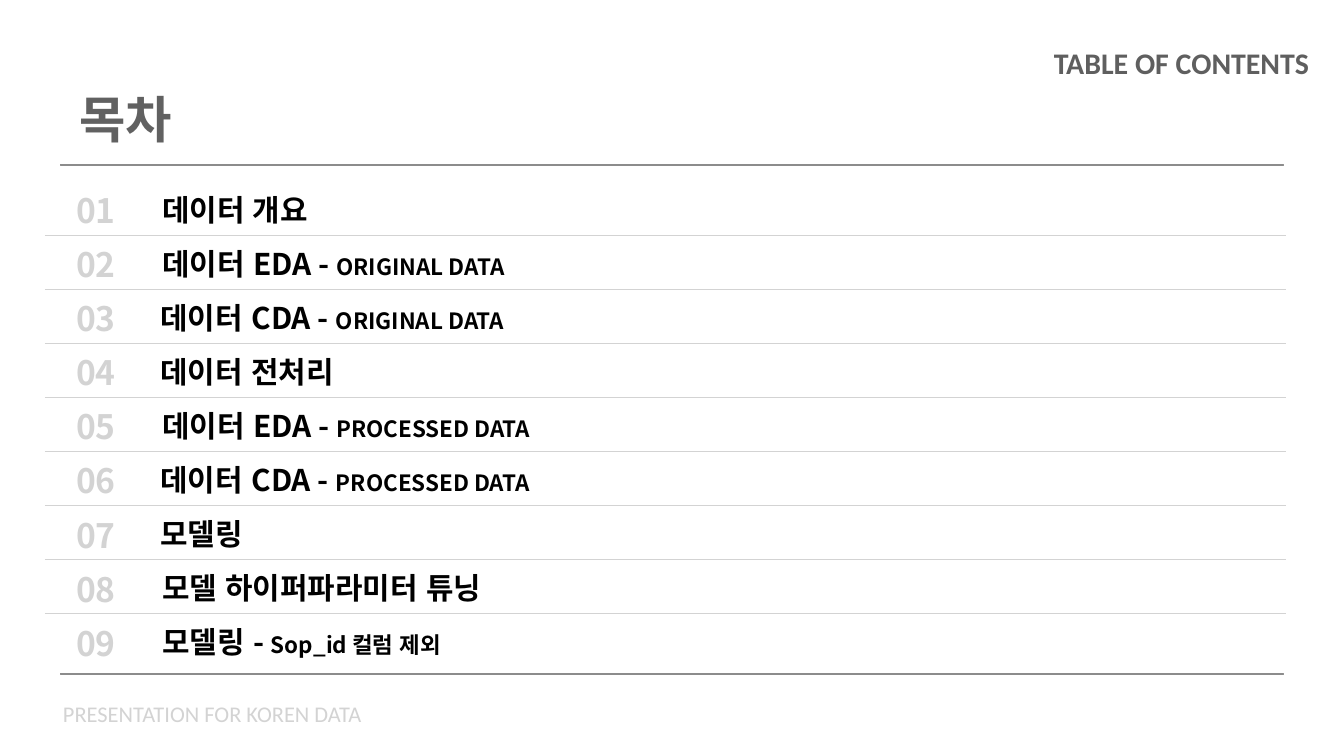
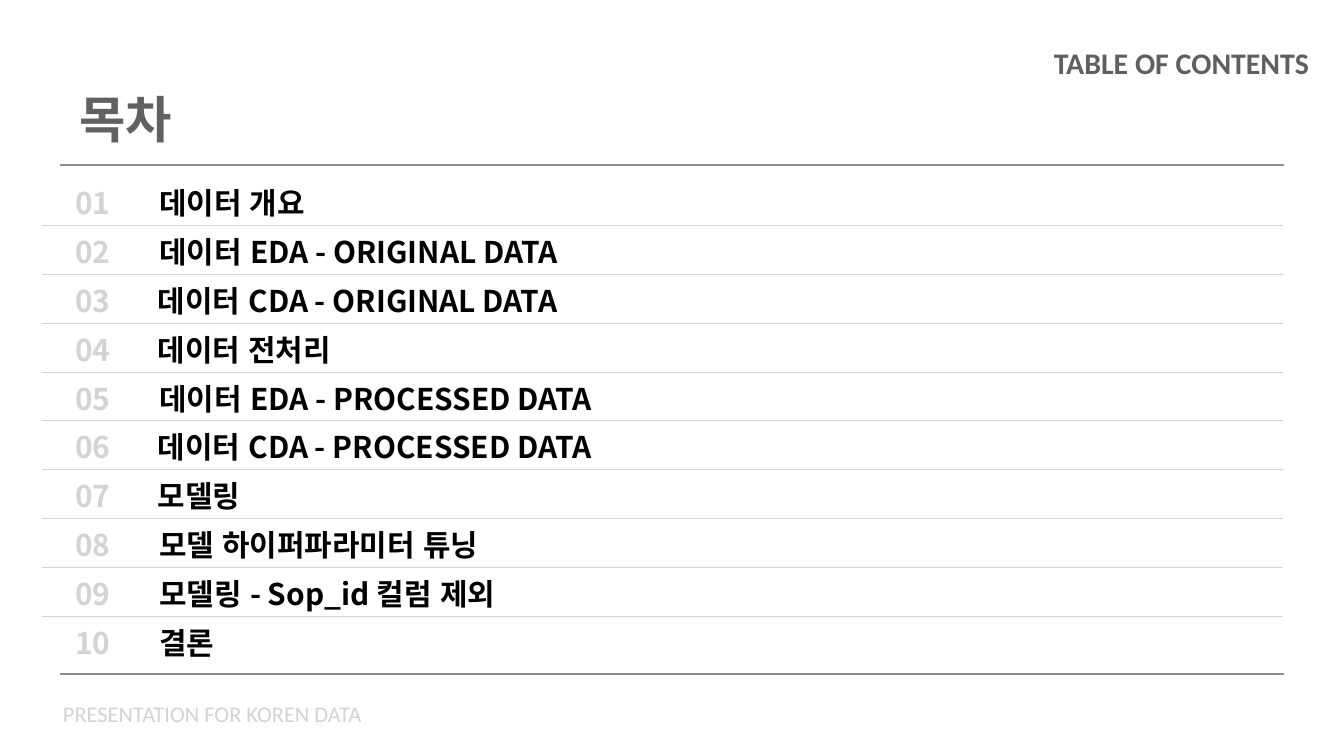
Before and after one commit to chorimgenius/zerooneai_intern, a slide deck: slide 2 of koren/koren_data_presentation.pptx. Drawn at 1344x756 pixels with LibreOffice and Linux fonts; fonts in the diff are those of the drawing; grey boxes stand for pictures. Boxes give left, top, right and bottom in pixels: in the first picture for what was removed or moved away, otherwise in the second. Text is boxed around its words. In the diff, an @@ line names an element or a change of style, - is before the commit and + after.

```diff
--- a/koren/koren_data_presentation.pptx
+++ b/koren/koren_data_presentation.pptx
@@ table at bbox=[42, 176, 1282, 665] @@
+row 10: 10 | 결론
@@ table: place and size @@
-table at bbox=[45, 181, 1286, 668]
+table at bbox=[42, 176, 1282, 665]
```
Also in this commit, not shown: 2 other slides changed, 1 slide added, 1 other file.
